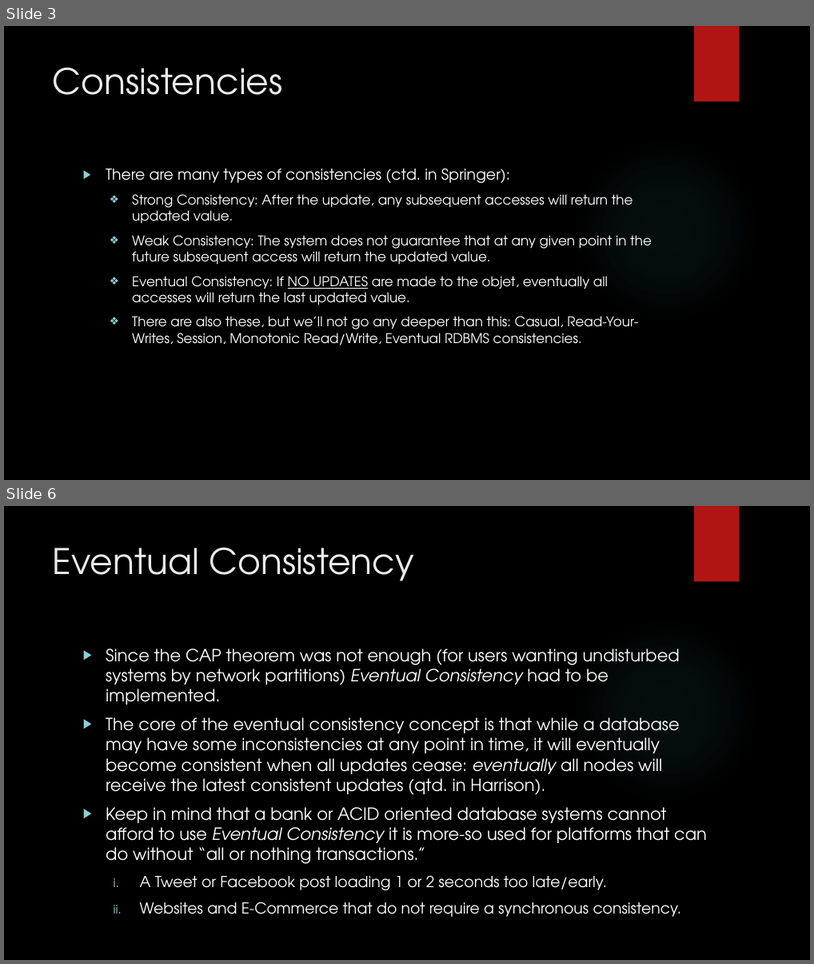
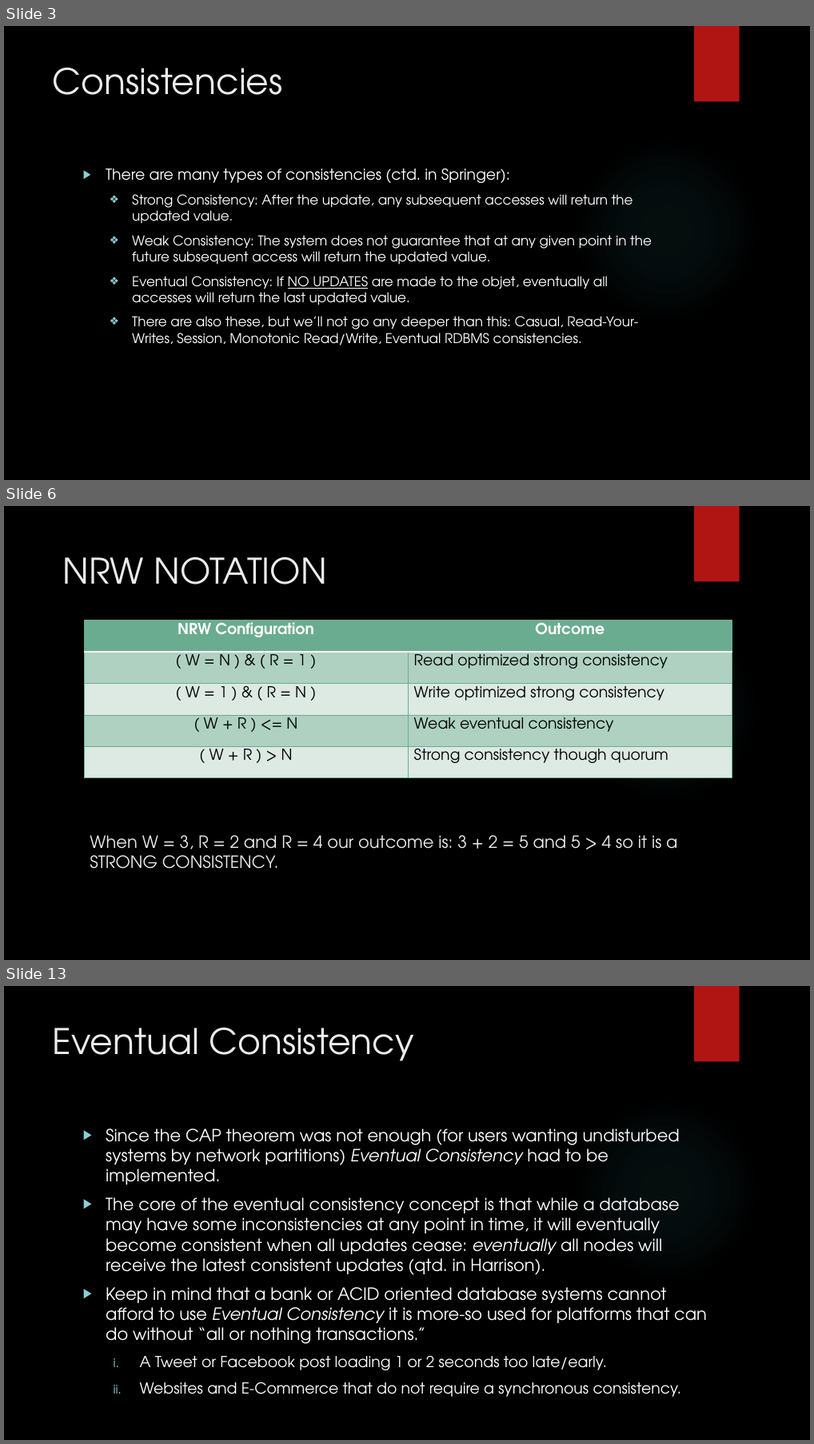
Before and after one commit to MaxWOU/cs364pptx, a slide deck: group6slidshow.pptx. Shown one above the other, each under a label of ours: slides 3 and 6 before the commit, slides 3, 6 and 13 after it; the slides between them are not shown. The pictures are 814x964 and 814x1444 pixels, drawn with LibreOffice and Linux fonts; fonts in the diff are those of the drawing; background and template pictures are left out. Boxes give left, top, right and bottom in pixels: in the first picture for what was removed or moved away, otherwise in the second. Text is boxed around its words. In the diff, an @@ line names an element or a change of style, - is before the commit and + after.

```diff
--- a/group6slidshow.pptx
+++ b/group6slidshow.pptx
@@ slide 6 added at (x1=4, y1=506, x2=810, y2=960), background picture (left out); not listed: 2 template elements that a slide beside it also shows @@
@@ text added at (x1=63, y1=557, x2=327, y2=584), 42 pt, text #EBEBEB @@
+NRW NOTATION
@@ table added at (x1=84, y1=620, x2=732, y2=778), 5 rows, 2 columns @@
+NRW Configuration | Outcome
+( W = N ) & ( R = 1 ) | Read optimized strong consistency
+( W = 1 ) & ( R = N ) | Write optimized strong consistency
+( W + R ) <= N | Weak eventual consistency
+( W + R ) > N | Strong consistency though quorum
@@ title added at (x1=90, y1=835, x2=678, y2=868), 20 pt, text #EBEBEB @@
+When W = 3, R = 2 and R = 4 our outcome is: 3 + 2 = 5 and 5 > 4 so it is a STRONG CONSISTENCY.
@@ what was slide 6 is now slide 13 @@
```
Also in this commit, not shown: 2 slides changed, 6 other slides added.
